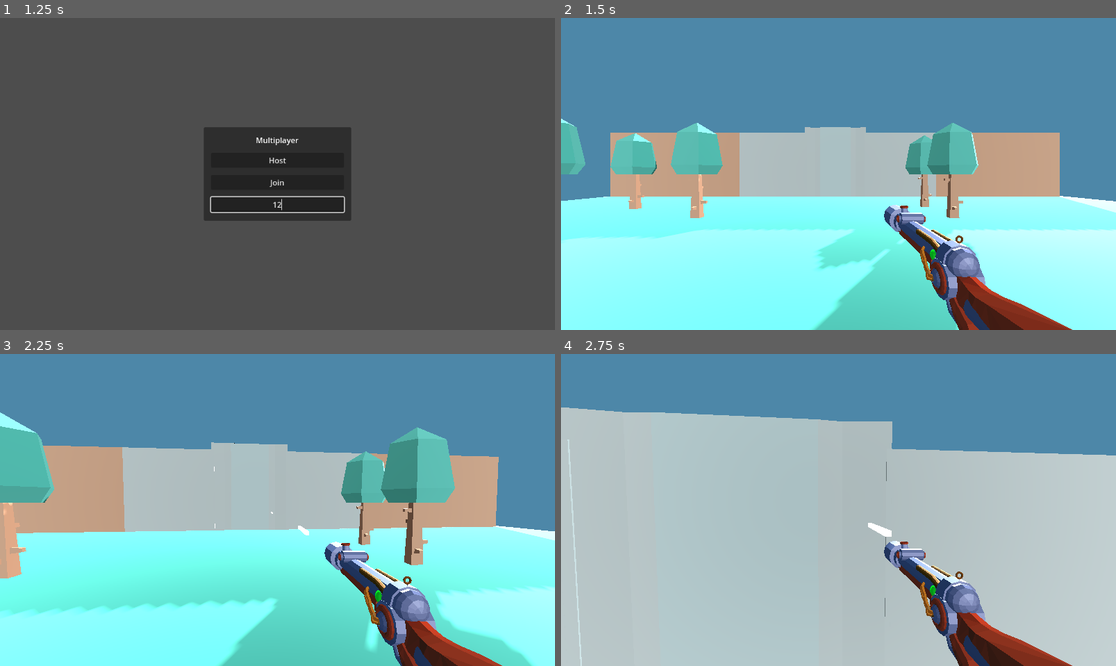
Above: before the commit, frames 1-4 (two rows, left to right).
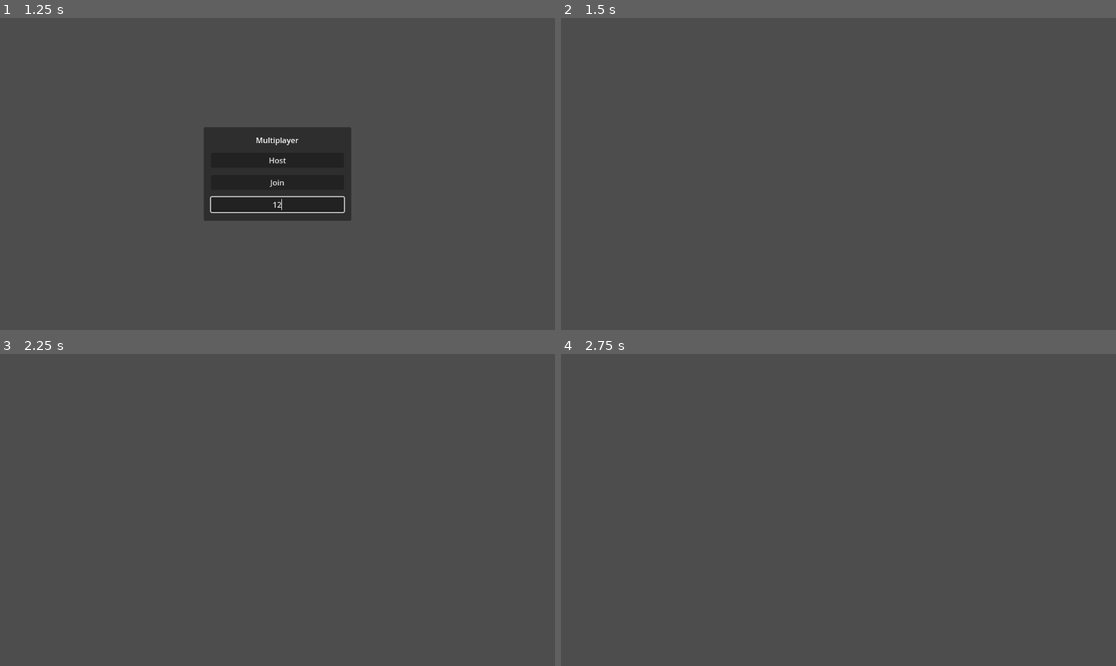
Above: after the commit, the same moments.

Repository: CT-Inc/beaverdev
Game: Godot game, scene res://Scenes/Main.tscn
Same seed, same stepped clock (60 frames per second), same inputs: the game is played once before the commit and once after it.
Inputs (mouse positions are in pixels of both pictures, inside the frame that each line leads up to):
- Up to frame 1 (1.25 s): click (277, 205) at 0.52 s; type "12" at 0.6 s
- Up to frame 2 (1.5 s): click "Host" at 1.25 s
- Up to frame 3 (2.25 s): tap Enter at 2 s; move the mouse to (305, 510) at 2.02 s; press the mouse at (305, 510) at 2.03 s; hold W (move_up) from 2.03 s (still down)
- Up to frame 4 (2.75 s): keep holding W (move_up); tap Space (jump) at 2.27 s

Frame 1 is identical in both runs. In frame 2, 100% of the frame differs, in the area x 0-100%, y 0-100%; in frame 3, 100%; in frame 4, 100%.

Commit message:
dedicated server setup
Refactored code to run on ec2 instance

Diff:
--- a/Scripts/Main.gd
+++ b/Scripts/Main.gd
@@ -12,31 +12,48 @@
 	world.visible = false  # Ensure the World is hidden initially
 	Input.set_mouse_mode(Input.MOUSE_MODE_VISIBLE)  # Ensure mouse is visible
 
+	if OS.has_feature("dedicated_server"):
+		print("Running in headless mode, starting server automatically")
+		_start_server()
+	else:
+		main_menu.show()
 
 func _unhandled_input(event):
 	if Input.is_action_just_pressed("Quit"):
 		get_tree().quit()
 
+
 func _on_host_button_pressed():
-	_start_game()
+	_start_server()
 
-	enet_peer.create_server(PORT)
-	multiplayer.multiplayer_peer = enet_peer
-	multiplayer.peer_connected.connect(add_player)
-	multiplayer.peer_disconnected.connect(remove_player)
-
-	add_player(multiplayer.get_unique_id())
-
-	print("Server started. Waiting for clients to connect...")
 
 func _on_join_button_pressed():
 	_start_game()
 
 	var address = address_entry.text
-	enet_peer.create_client(address, PORT)
+	var result = enet_peer.create_client(address, PORT)
+	if result != OK:
+		print("Failed to connect to server: %d" % result)
+		return
 	multiplayer.multiplayer_peer = enet_peer
 
 	print("Connecting to server at %s..." % address)
+
+func _start_server():
+	_start_game()
+
+	var result = enet_peer.create_server(PORT)
+	if result != OK:
+		print("Failed to create s!erver: %d" % result)
+		return
+	multiplayer.multiplayer_peer = enet_peer
+	multiplayer.peer_connected.connect(add_player)
+	multiplayer.peer_disconnected.connect(remove_player)
+
+	if not OS.has_feature("dedicated_server"):
+		add_player(multiplayer.get_unique_id())
+
+	print("Server started. Waiting for clients to connect...")
 
 func _start_game():
 	main_menu.hide()
Not shown: 1 places in Scenes/GUI.tscn that only renumber resources
